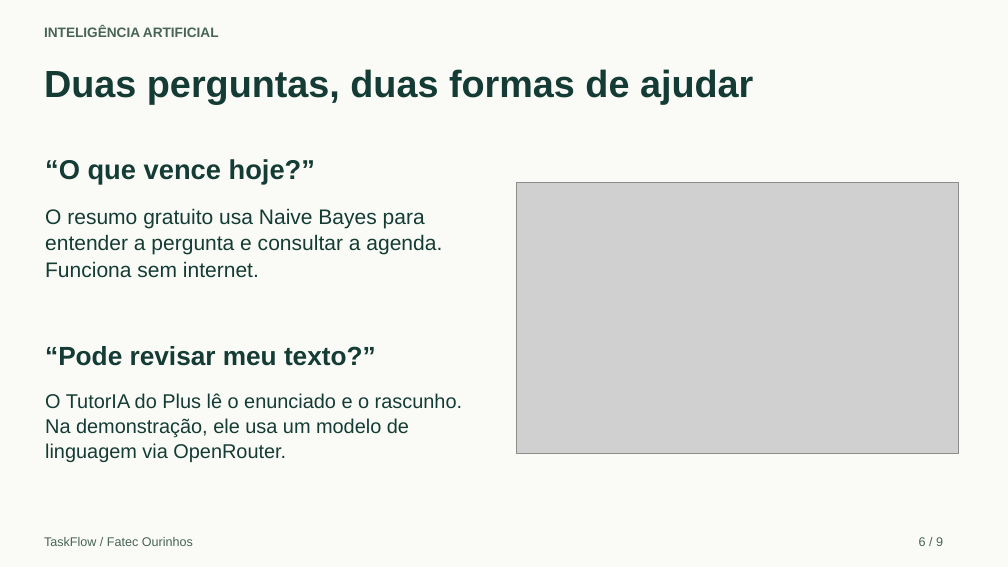
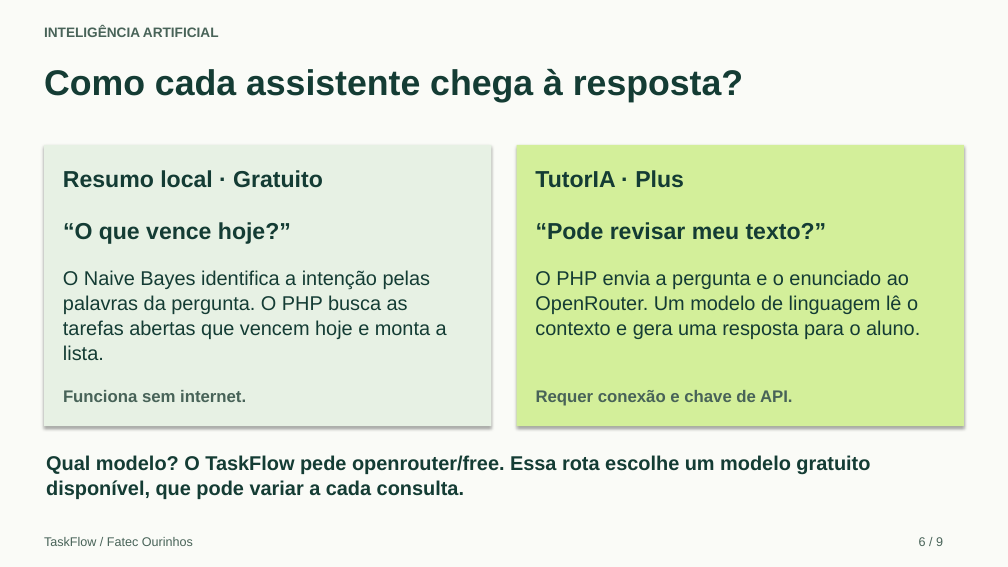
Before and after one commit to Guilherme2846/TaskFlow, a slide deck: slide 6 of docs/TaskFlow_Apresentacao.pptx. Drawn at 1008x567 pixels with LibreOffice and Linux fonts; fonts in the diff are those of the drawing; grey boxes stand for pictures. Boxes give left, top, right and bottom in pixels: in the first picture for what was removed or moved away, otherwise in the second. Text is boxed around its words. In the diff, an @@ line names an element or a change of style, - is before the commit and + after.

Commit message:
Explica as duas IAs e ilustra a arquitetura com o registro de estudo

```diff
--- a/docs/TaskFlow_Apresentacao.pptx
+++ b/docs/TaskFlow_Apresentacao.pptx
@@ text at bbox=[44, 69, 743, 102]: text changed; size 36 to 34 pt @@
-Duas perguntas, duas formas de ajudar
+Como cada assistente chega à resposta?
@@ rectangle added at bbox=[44, 145, 492, 426], fill #E7F1E4 @@
@@ rectangle added at bbox=[516, 145, 964, 426], fill #D3EF9A @@
@@ text at bbox=[63, 170, 323, 188]: text changed; size 20 to 22 pt; bold on @@
-O resumo gratuito usa Naive Bayes para
+Resumo local · Gratuito
@@ text added at bbox=[535, 170, 684, 187], 22 pt, text #143C34, bold @@
+TutorIA · Plus
@@ picture removed at bbox=[516, 183, 959, 454] @@
@@ text removed at bbox=[45, 234, 442, 255] @@
-entender a pergunta e consultar a agenda.
@@ text "“O que vence hoje?”": place and size @@
-text "“O que vence hoje?”" at bbox=[45, 159, 315, 184]
+text "“O que vence hoje?”" at bbox=[63, 222, 291, 244]
@@ text "“O que vence hoje?”" at bbox=[63, 222, 291, 244]: size 26 to 22 pt @@
@@ text "“Pode revisar meu texto?”": place and size @@
-text "“Pode revisar meu texto?”" at bbox=[45, 346, 376, 366]
+text "“Pode revisar meu texto?”" at bbox=[536, 222, 827, 239]
@@ text "“Pode revisar meu texto?”" at bbox=[536, 222, 827, 239]: size 25 to 22 pt @@
@@ text added at bbox=[63, 270, 431, 290], 19 pt, text #143C34 @@
+O Naive Bayes identifica a intenção pelas
@@ text added at bbox=[63, 295, 408, 314], 19 pt, text #143C34 @@
+palavras da pergunta. O PHP busca as
@@ text added at bbox=[535, 270, 909, 289], 19 pt, text #143C34 @@
+O PHP envia a pergunta e o enunciado ao
@@ text added at bbox=[535, 295, 918, 314], 19 pt, text #143C34 @@
+OpenRouter. Um modelo de linguagem lê o
@@ text at bbox=[63, 320, 447, 339]: text changed @@
-O TutorIA do Plus lê o enunciado e o rascunho.
+tarefas abertas que vencem hoje e monta a
@@ text added at bbox=[535, 320, 920, 339], 19 pt, text #143C34 @@
+contexto e gera uma resposta para o aluno.
@@ text at bbox=[63, 345, 104, 360]: text changed @@
-Na demonstração, ele usa um modelo de
+lista.
@@ text "Funciona sem internet.": place and size @@
-text "Funciona sem internet." at bbox=[45, 261, 259, 278]
+text "Funciona sem internet." at bbox=[63, 390, 246, 402]
@@ text "Funciona sem internet." at bbox=[63, 390, 246, 402]: size 20 to 16 pt, text colour #143C34 to #486358, bold on @@
@@ text added at bbox=[536, 390, 793, 406], 16 pt, text #486358, bold @@
+Requer conexão e chave de API.
@@ text removed at bbox=[45, 443, 286, 462] @@
-linguagem via OpenRouter.
@@ text added at bbox=[46, 455, 870, 474], 19 pt, text #143C34, bold @@
+Qual modelo? O TaskFlow pede openrouter/free. Essa rota escolhe um modelo gratuito
@@ text added at bbox=[46, 480, 464, 499], 19 pt, text #143C34, bold @@
+disponível, que pode variar a cada consulta.
```
Also in this commit, not shown: 1 other slide changed, 1 other file.
